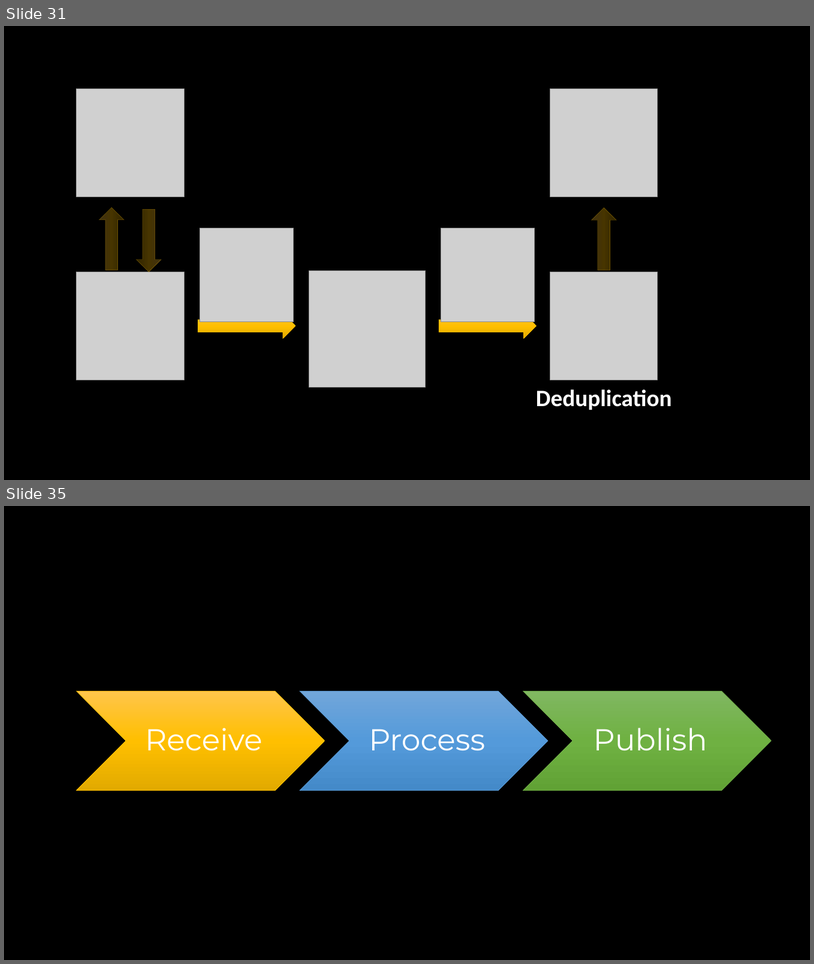
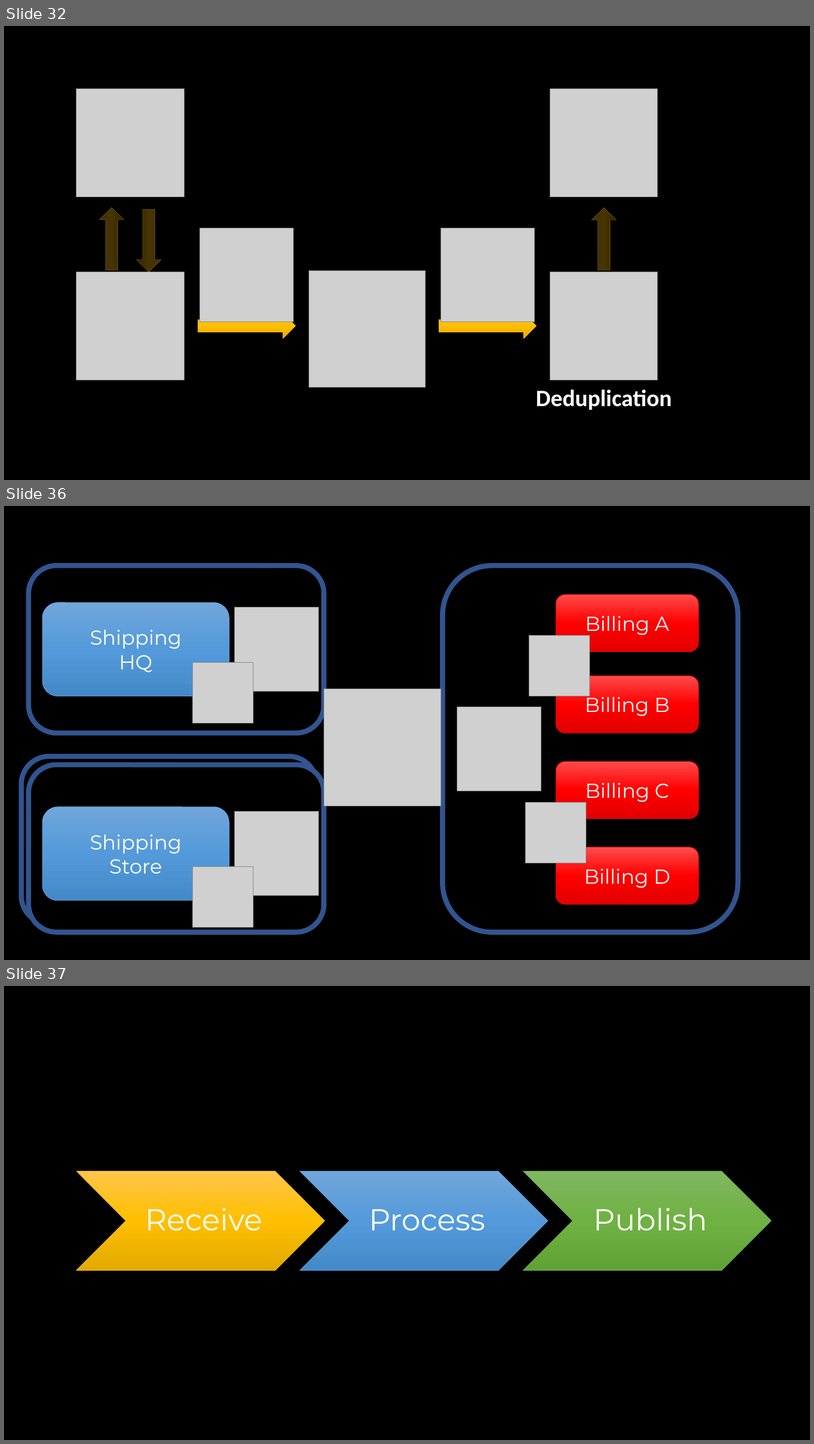
Before and after one commit to SzymonPobiega/EventDrivenServices, a slide deck: docs/images.pptx. Shown one above the other, each under a label of ours: slides 31 and 35 before the commit, slides 32, 36 and 37 after it; the slides between them are not shown. The pictures are 814x964 and 814x1444 pixels, drawn with LibreOffice and Linux fonts; fonts in the diff are those of the drawing; grey boxes stand for pictures. Boxes give left, top, right and bottom in pixels: in the first picture for what was removed or moved away, otherwise in the second. Text is boxed around its words. In the diff, an @@ line names an element or a change of style, - is before the commit and + after.

```diff
--- a/docs/images.pptx
+++ b/docs/images.pptx
@@ slide 36 added at (4, 506, 810, 960), background #000000 @@
@@ rounded rectangle added at (29, 565, 324, 733), outline #325491 6 pt @@
@@ rounded rectangle added at (443, 565, 739, 932), outline #325491 6 pt @@
@@ rounded rectangle added at (557, 594, 699, 652), fill gradient #FF4B4B to #FF0000 to #E30000, outline #FF0000 0.5 pt, 24 pt, text #FFFFFF @@
+Billing A
@@ rounded rectangle added at (42, 602, 229, 696), fill gradient #71A6DB to #559BDB to #448ACA, outline #5B9BD5 0.5 pt, 24 pt, text #FFFFFF @@
+Shipping
+HQ
@@ picture added at (234, 607, 318, 691) @@
@@ picture added at (530, 636, 590, 696) @@
@@ picture added at (193, 663, 253, 723) @@
@@ rounded rectangle added at (557, 675, 699, 733), fill gradient #FF4B4B to #FF0000 to #E30000, outline #FF0000 0.5 pt, 24 pt, text #FFFFFF @@
+Billing B
@@ picture added at (324, 690, 441, 806) @@
@@ picture added at (458, 707, 542, 791) @@
@@ rounded rectangle added at (21, 756, 317, 924), outline #325491 6 pt @@
@@ rounded rectangle added at (29, 765, 324, 932), fill #000000, outline #325491 6 pt @@
@@ rounded rectangle added at (557, 761, 699, 819), fill gradient #FF4B4B to #FF0000 to #E30000, outline #FF0000 0.5 pt, 24 pt, text #FFFFFF @@
+Billing C
@@ rounded rectangle added at (42, 807, 229, 900), fill gradient #71A6DB to #559BDB to #448ACA, outline #5B9BD5 0.5 pt, 24 pt, text #FFFFFF @@
+Shipping
+Store
@@ picture added at (234, 811, 318, 895) @@
@@ picture added at (526, 802, 587, 862) @@
@@ rounded rectangle added at (557, 847, 699, 904), fill gradient #FF4B4B to #FF0000 to #E30000, outline #FF0000 0.5 pt, 24 pt, text #FFFFFF @@
+Billing D
@@ picture added at (193, 867, 253, 927) @@
@@ what was slide 31 is now slide 32 @@
@@ what was slide 35 is now slide 37 @@
```
Also in this commit, not shown: 5 slides changed, 3 other slides added, 2 slides removed, 17 other files.
